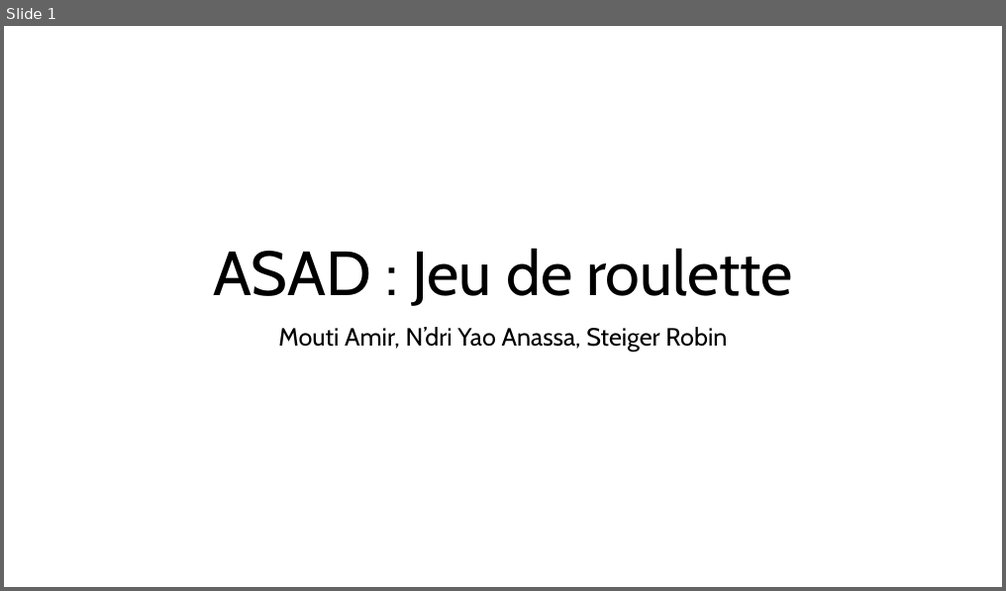
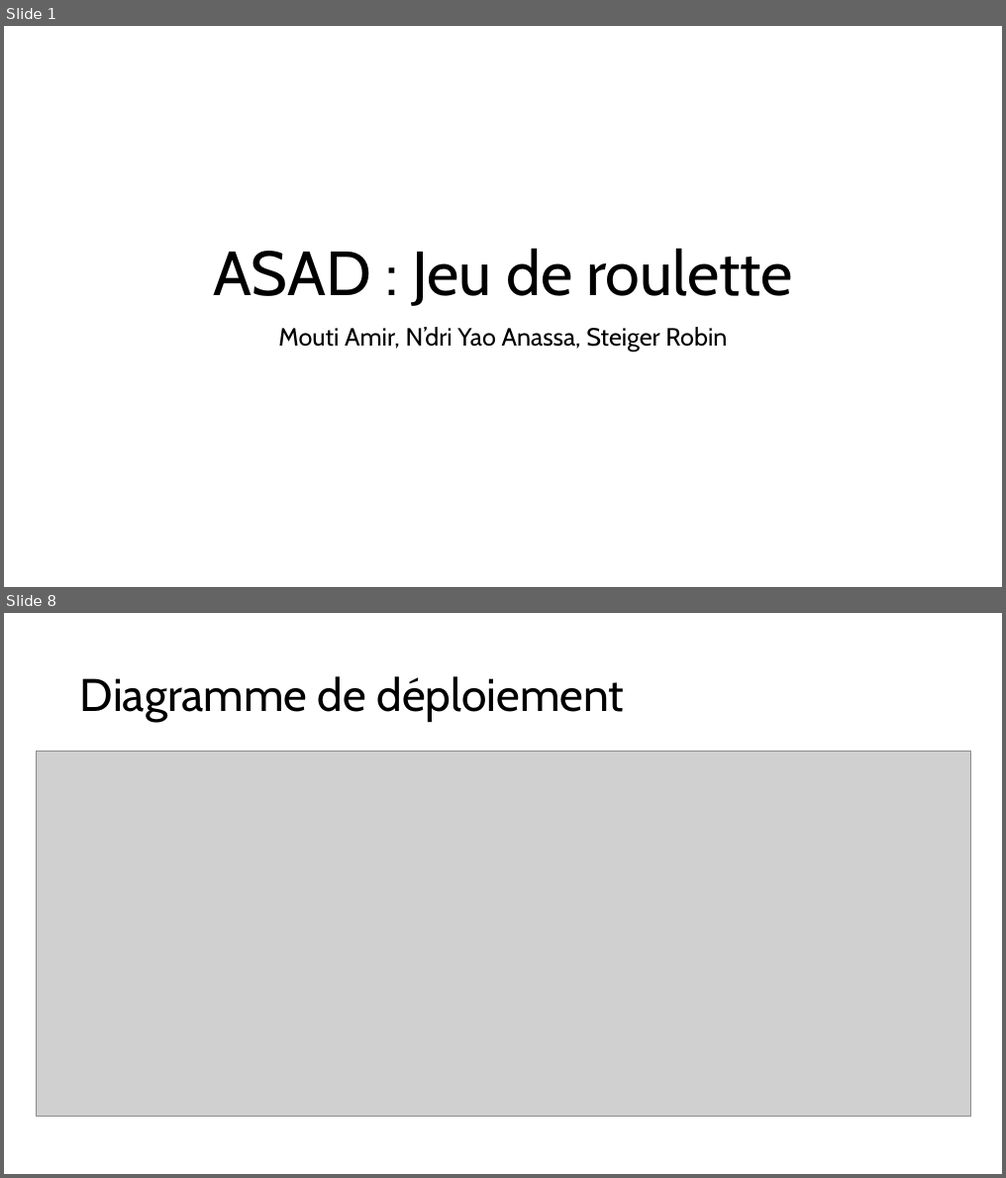
Before and after one commit to RobinSteiger/ASAD, a slide deck: doc/presentation.pptx. Shown one above the other, each under a label of ours: slide 1 before the commit, slides 1 and 8 after it; the slides between them are not shown. The pictures are 1006x591 and 1006x1178 pixels, drawn with LibreOffice and Linux fonts; fonts in the diff are those of the drawing; grey boxes stand for pictures. Boxes give left, top, right and bottom in pixels: in the first picture for what was removed or moved away, otherwise in the second. Text is boxed around its words. In the diff, an @@ line names an element or a change of style, - is before the commit and + after.

```diff
--- a/doc/presentation.pptx
+++ b/doc/presentation.pptx
@@ slide 8 added at (4, 613, 1002, 1174), background #FFFFFF @@
@@ title added at (80, 676, 625, 722), 44 pt, text #000000 @@
+Diagramme de déploiement
@@ picture added at (36, 752, 970, 1117) @@
```
Also in this commit, not shown: 6 other slides added, 3 slides removed.
